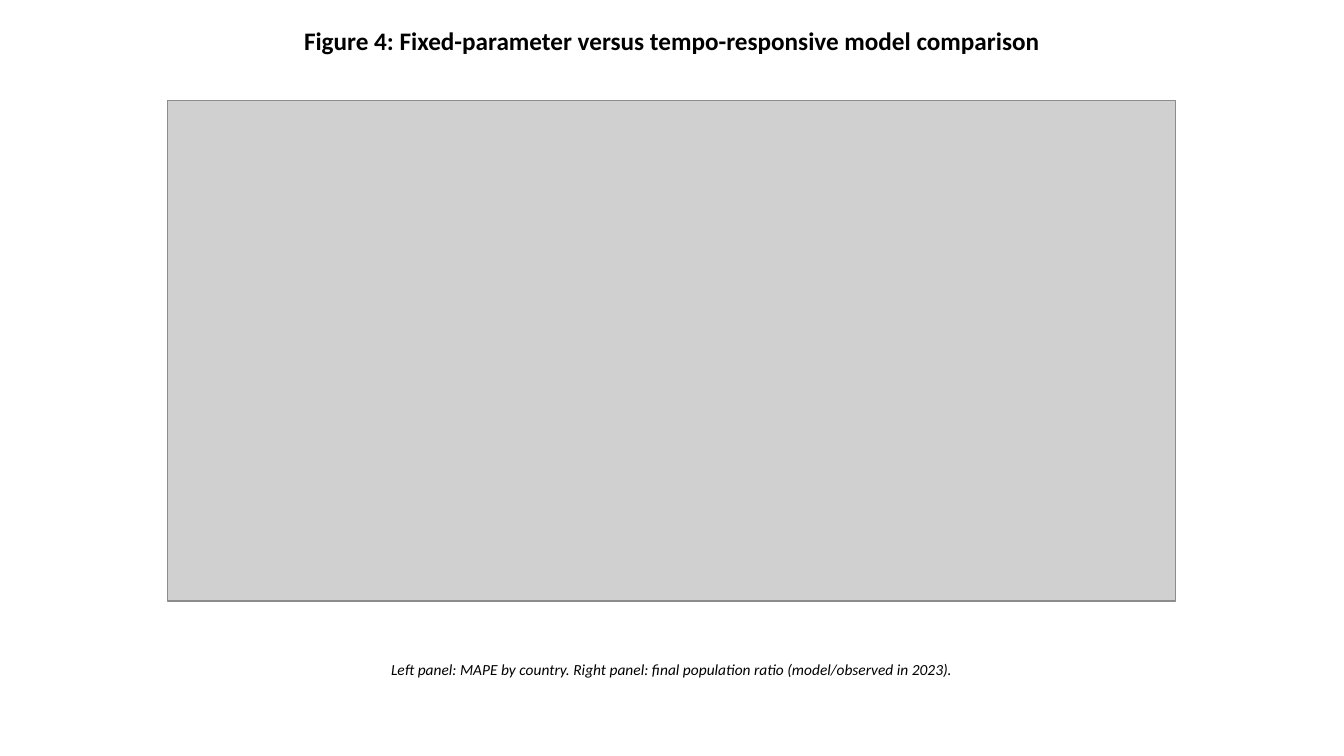
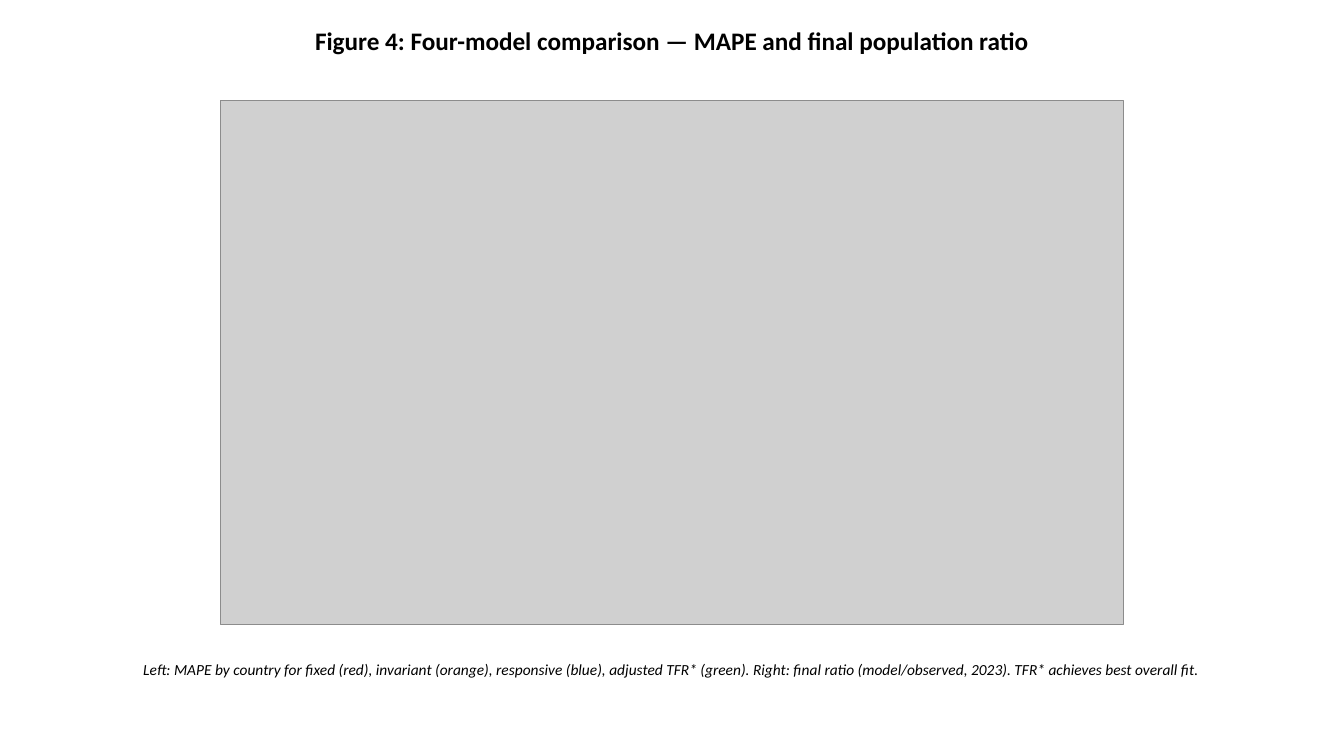
Before and after one commit to bougtoir/kotha-rct-decomposition, a slide deck: slide 4 of tempo-effect-paper/manuscripts/PopStudies_Figures_EN.pptx. Drawn at 1344x756 pixels with LibreOffice and Linux fonts; fonts in the diff are those of the drawing; grey boxes stand for pictures. Boxes give left, top, right and bottom in pixels: in the first picture for what was removed or moved away, otherwise in the second. Text is boxed around its words. In the diff, an @@ line names an element or a change of style, - is before the commit and + after.

```diff
--- a/tempo-effect-paper/manuscripts/PopStudies_Figures_EN.pptx
+++ b/tempo-effect-paper/manuscripts/PopStudies_Figures_EN.pptx
@@ text at (x1=315, y1=32, x2=1028, y2=55): text changed @@
-Figure 4: Fixed-parameter versus tempo-responsive model comparison
+Figure 4: Four-model comparison — MAPE and final population ratio
@@ picture resized from (x1=168, y1=101, x2=1177, y2=601) to (x1=221, y1=101, x2=1123, y2=625) @@
@@ text at (x1=143, y1=664, x2=1198, y2=678): text changed @@
-Left panel: MAPE by country. Right panel: final population ratio (model/observed in 2023).
+Left: MAPE by country for fixed (red), invariant (orange), responsive (blue), adjusted TFR* (green). Right: final ratio (model/observed, 2023). TFR* achieves best overall fit.
```
Also in this commit, not shown: 2 other slides changed, 19 other files.
